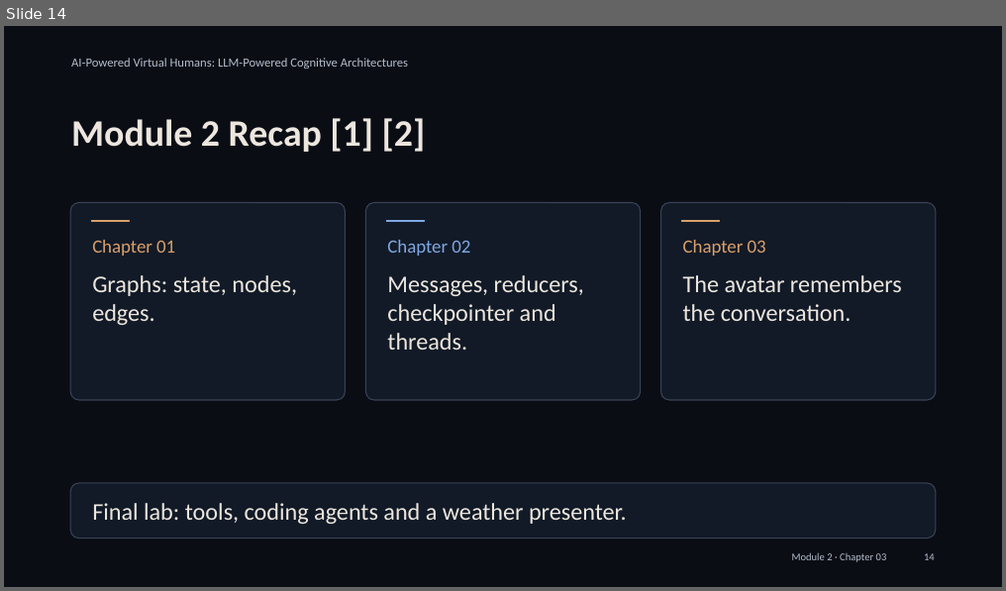
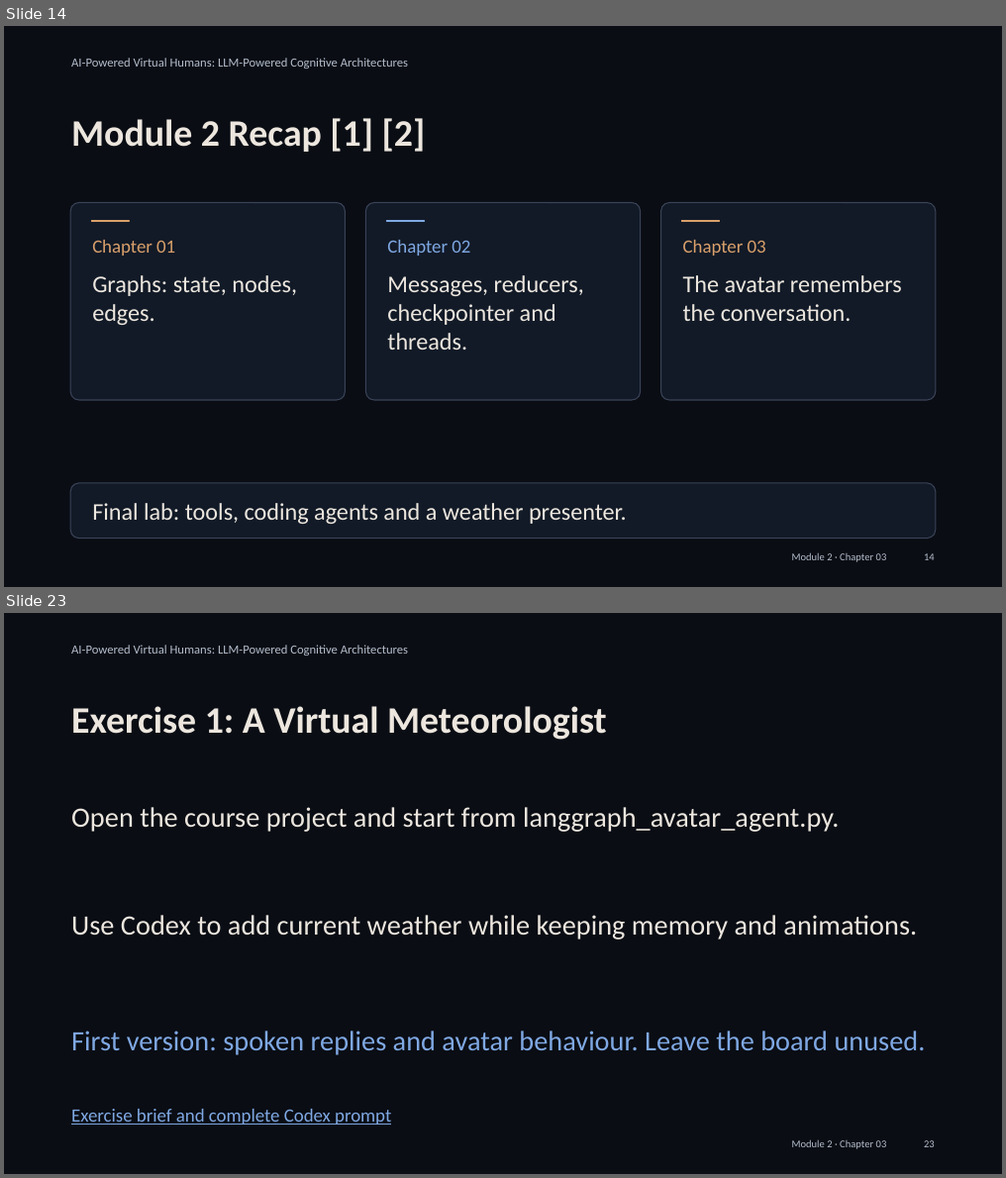
Before and after one commit to alessandropec/virtual-humans-cognitive-architectures, a slide deck: virtual_human_course/Module_2/Chapter_03/Slides/Module_2_Chapter_03_Integration_with_the_Virtual_Human.pptx. Shown one above the other, each under a label of ours: slide 14 before the commit, slides 14 and 23 after it; the slides between them are not shown. The pictures are 1006x591 and 1006x1178 pixels, drawn with LibreOffice and Linux fonts; fonts in the diff are those of the drawing. Boxes give left, top, right and bottom in pixels: in the first picture for what was removed or moved away, otherwise in the second. Text is boxed around its words. In the diff, an @@ line names an element or a change of style, - is before the commit and + after.

Commit message:
Simplify tool lesson and split coding-agent exercises into game, weather and whiteboard

```diff
--- a/virtual_human_course/Module_2/Chapter_03/Slides/Module_2_Chapter_03_Integration_with_the_Virtual_Human.pptx
+++ b/virtual_human_course/Module_2/Chapter_03/Slides/Module_2_Chapter_03_Integration_with_the_Virtual_Human.pptx
@@ slide 23 added at [4,613,1002,1174], background #0A0D14 @@
@@ text added at [71,645,408,656], 9 pt, text #B4BDCB @@
+AI-Powered Virtual Humans: LLM-Powered Cognitive Architectures
@@ text added at [71,706,607,740], 27 pt, text #ECE6DE, bold @@
+Exercise 1: A Virtual Meteorologist
@@ text added at [71,807,839,832], 20.2 pt, text #ECE6DE @@
+Open the course project and start from langgraph_avatar_agent.py.
@@ text added at [71,915,917,940], 20.2 pt, text #ECE6DE @@
+Use Codex to add current weather while keeping memory and animations.
@@ text added at [71,1031,926,1056], 20.2 pt, text #7FA8E3 @@
+First version: spoken replies and avatar behaviour. Leave the board unused.
@@ text added at [71,1109,391,1125], 13.5 pt, text #7FA8E3, underline @@
+Exercise brief and complete Codex prompt
@@ text added at [792,1140,887,1150], 7.5 pt, text #B4BDCB @@
+Module 2 · Chapter 03
@@ text added at [924,1141,935,1148], 7.5 pt, text #B4BDCB @@
+23
```
Also in this commit, not shown: 7 slides changed, 8 other slides added, 8 slides removed, 3 other files.
